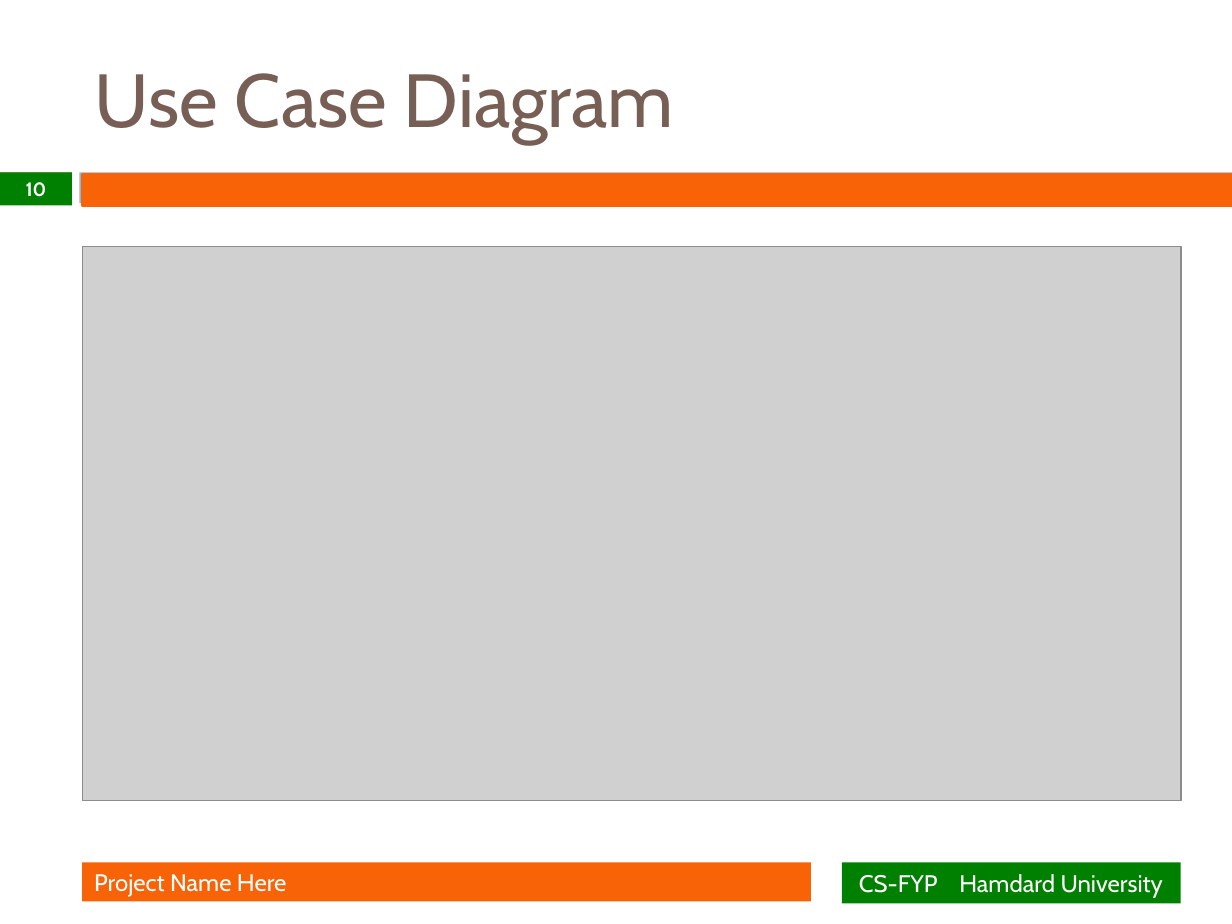
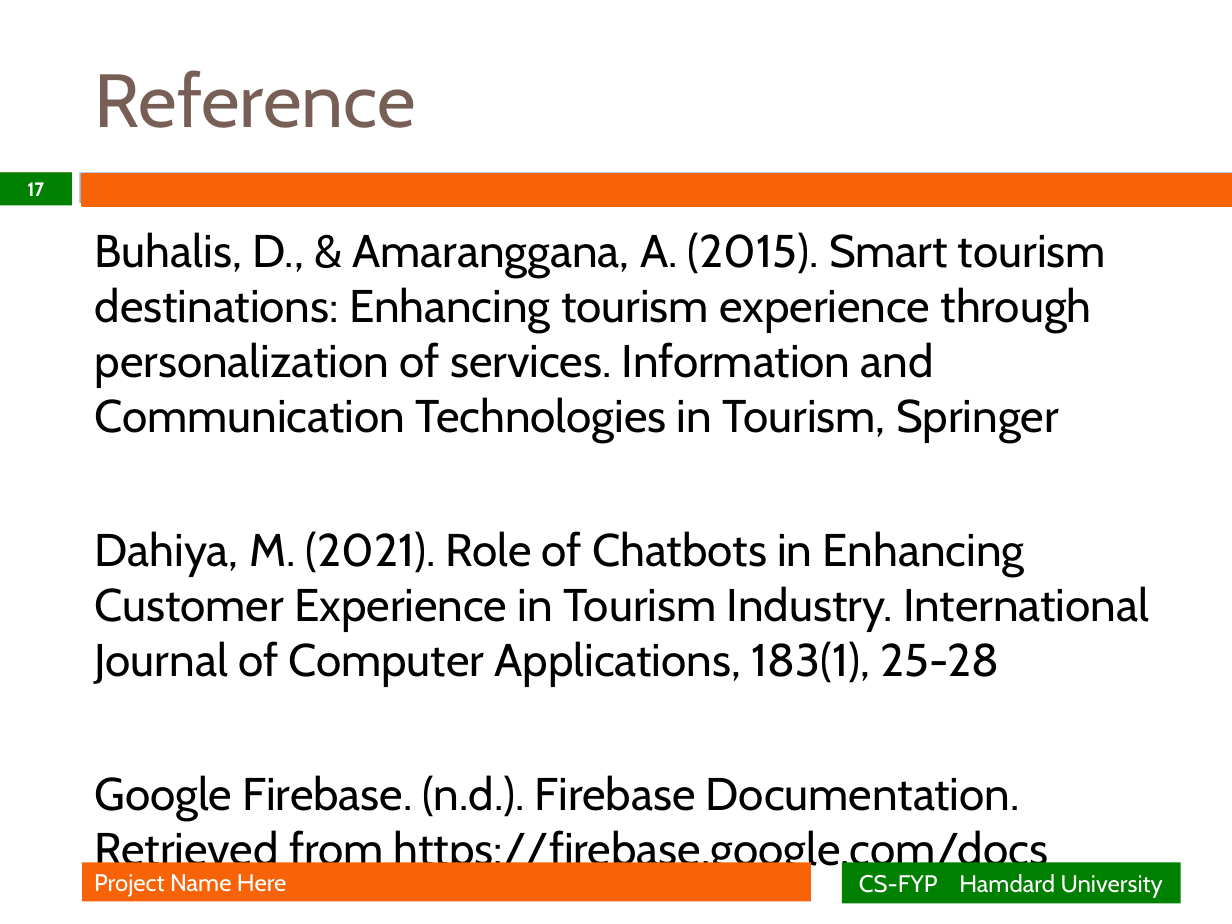
Before and after one commit to Daniyal702/TourismAppWithDocs, a slide deck: slide 17 of FYP Presentation.pptx (slide 10 before the commit). Drawn at 1232x924 pixels with LibreOffice and Linux fonts; fonts in the diff are those of the drawing; grey boxes stand for pictures; background and template pictures are left out. Boxes give left, top, right and bottom in pixels: in the first picture for what was removed or moved away, otherwise in the second. Text is boxed around its words. In the diff, an @@ line names an element or a change of style, - is before the commit and + after.

```diff
--- a/FYP Presentation.pptx
+++ b/FYP Presentation.pptx
@@ title at (95,70,416,128): text changed @@
-Use Case Diagram
+Reference
@@ page number at (27,182,44,196): text changed @@
-10
+17
@@ text added at (95,232,1149,876), 26.8 pt, text #000000 @@
+Buhalis, D., & Amaranggana, A. (2015). Smart tourism destinations: Enhancing tourism experience through personalization of services. Information and Communication Technologies in Tourism, Springer
+Dahiya, M. (2021). Role of Chatbots in Enhancing Customer Experience in Tourism Industry. International Journal of Computer Applications, 183(1), 25-28
+Google Firebase. (n.d.). Firebase Documentation. Retrieved from https://firebase.google.com/docs
@@ picture removed at (83,246,1181,801) @@
```
Also in this commit, not shown: 13 other slides changed, 2 slides added, 2 slides removed.
